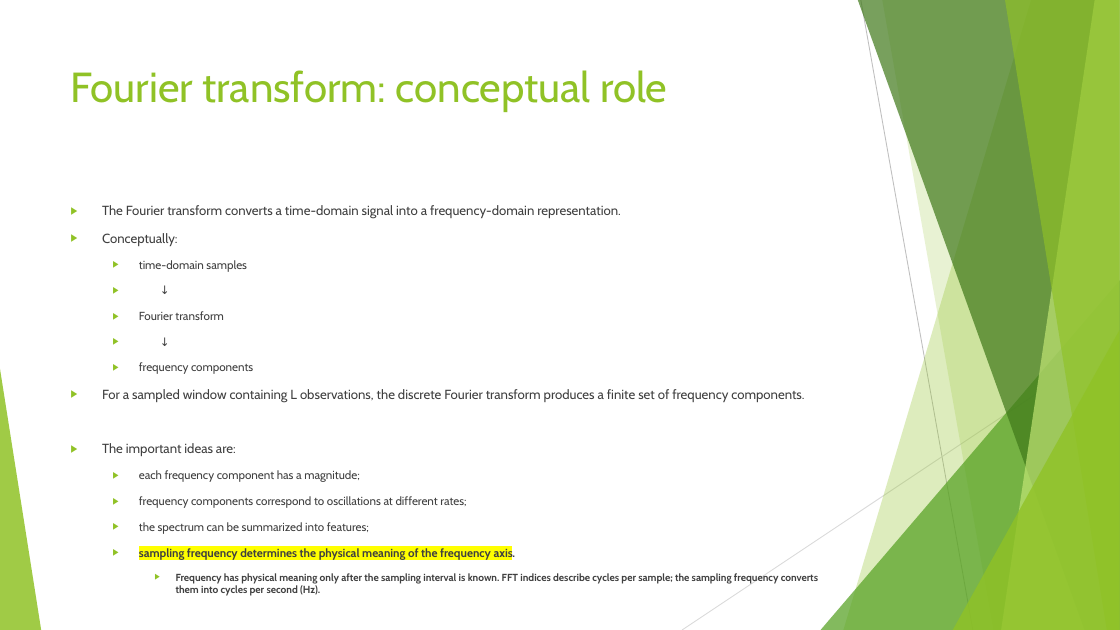
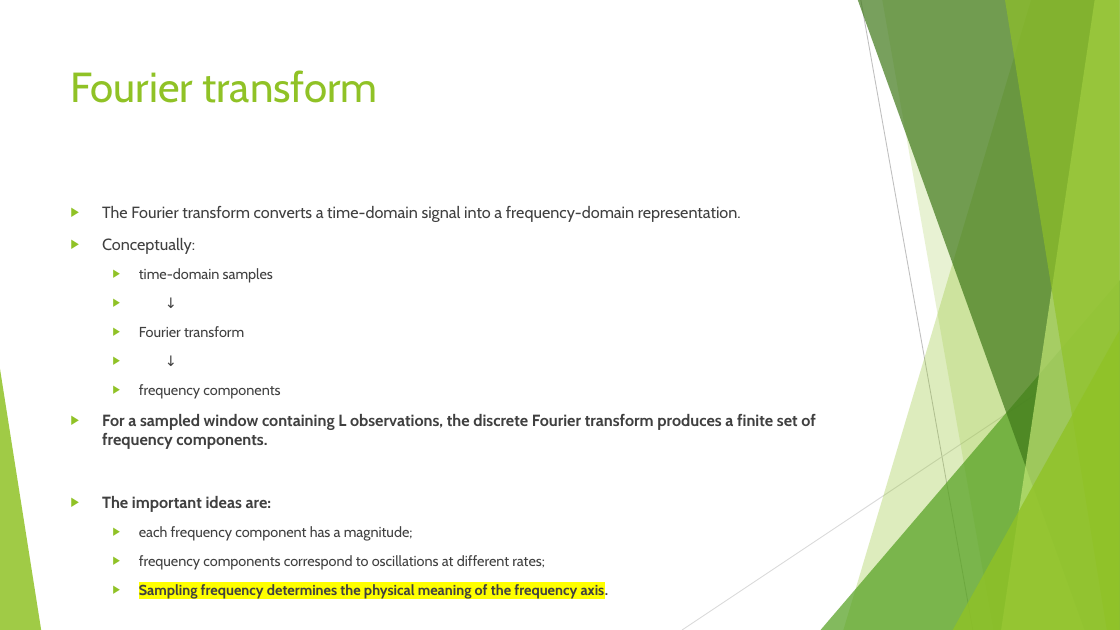
Before and after one commit to FranzGH/timeseries, a slide deck: slide 76 of Slides/03 Traditional Baselines and Feature-Based Machine Learning.pptx (slide 75 before the commit). Drawn at 1120x630 pixels with LibreOffice and Linux fonts; fonts in the diff are those of the drawing. Boxes give left, top, right and bottom in pixels: in the first picture for what was removed or moved away, otherwise in the second. Text is boxed around its words. In the diff, an @@ line names an element or a change of style, - is before the commit and + after.

```diff
--- a/Slides/03 Traditional Baselines and Feature-Based Machine Learning.pptx
+++ b/Slides/03 Traditional Baselines and Feature-Based Machine Learning.pptx
@@ title at (71, 70, 378, 103): text changed @@
-Fourier transform: conceptual role
+Fourier transform
@@ text at (102, 206, 816, 570): size 11.2 to 13.9 pt in "The Fourier transform converts a time-domain signal ...", "Conceptually:", "For a sampled window containing L observations, ...", "The important ideas are:"; size 10 to 12.4 pt in "time-domain samples", "↓", "Fourier transform", "↓" and 3 more places; bold on in "For a sampled window containing L observations, ...", "The important ideas are:" @@
@@ text at (139, 583, 609, 600): text changed; size 8.8 to 12.4 pt @@
-  ▶ the spectrum can be summarized into features;
-  ▶ sampling frequency determines the physical meaning of the frequency axis.
-    ▶ Frequency has physical meaning only after the sampling interval is known. FFT indices describe cycles per sample; the sampling frequency converts them into cycles per second (Hz).
+  ▶ Sampling frequency determines the physical meaning of the frequency axis.
```
Also in this commit, not shown: 34 other slides changed, 15 slides added, 4 slides removed.
